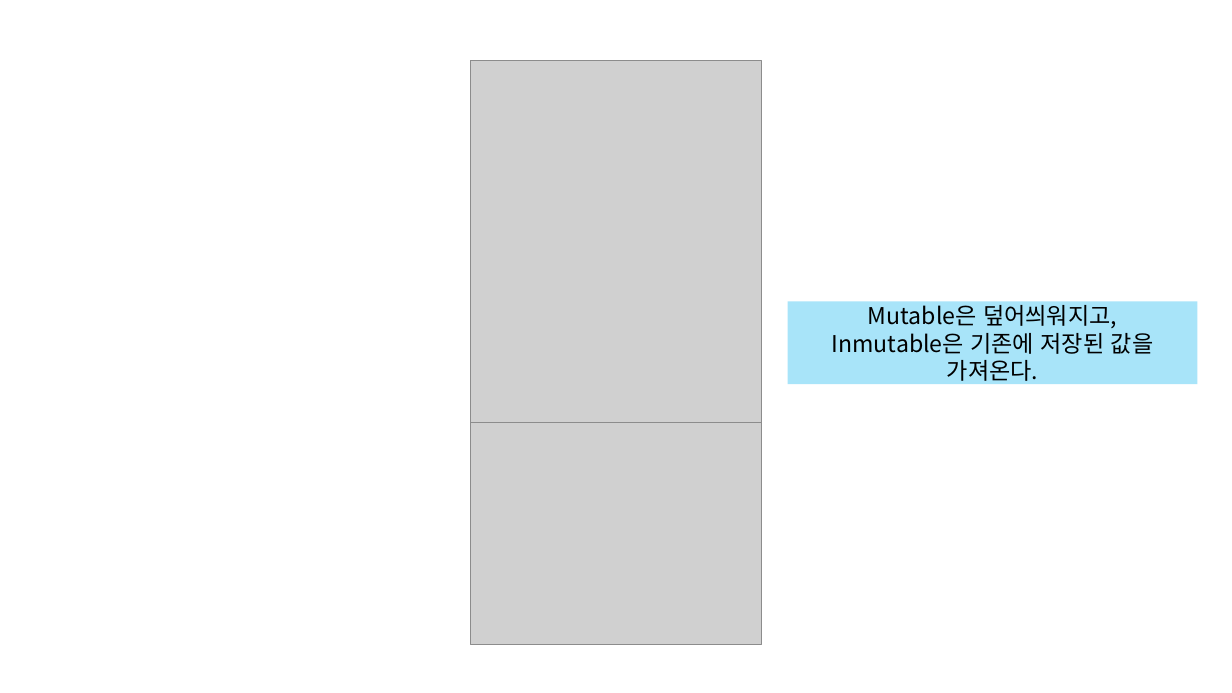
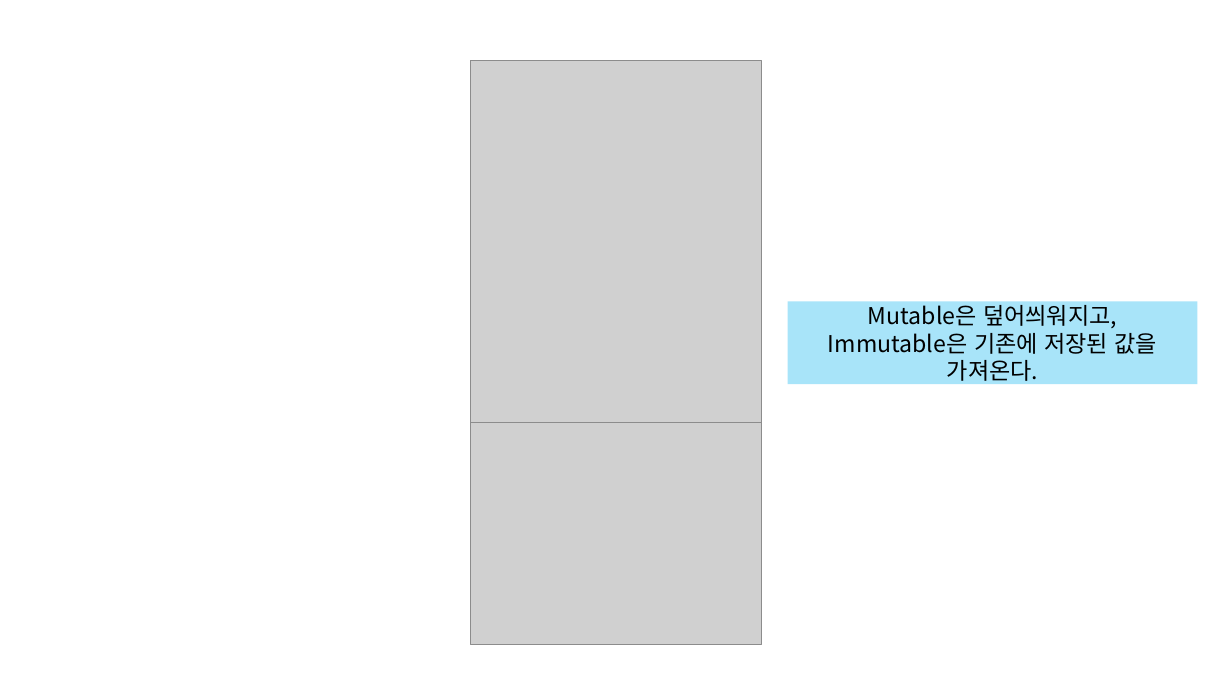
Before and after one commit to Linea89kr/classSIAT, a slide deck: slide 49 of 99. Lecture note in ppt/7. Python3.pptx (slide 40 before the commit). Drawn at 1232x693 pixels with LibreOffice and Linux fonts; fonts in the diff are those of the drawing; grey boxes stand for pictures. Boxes give left, top, right and bottom in pixels: in the first picture for what was removed or moved away, otherwise in the second. Text is boxed around its words. In the diff, an @@ line names an element or a change of style, - is before the commit and + after.

```diff
--- a/99. Lecture note in ppt/7. Python3.pptx
+++ b/99. Lecture note in ppt/7. Python3.pptx
@@ text in rectangle at bbox=[828, 333, 1158, 385]: text changed @@
-Inmutable은 기존에 저장된 값을 가져온다.
+Immutable은 기존에 저장된 값을 가져온다.
```
Also in this commit, not shown: 1 other slide changed, 11 slides added, 1 slide removed, 4 other files.
